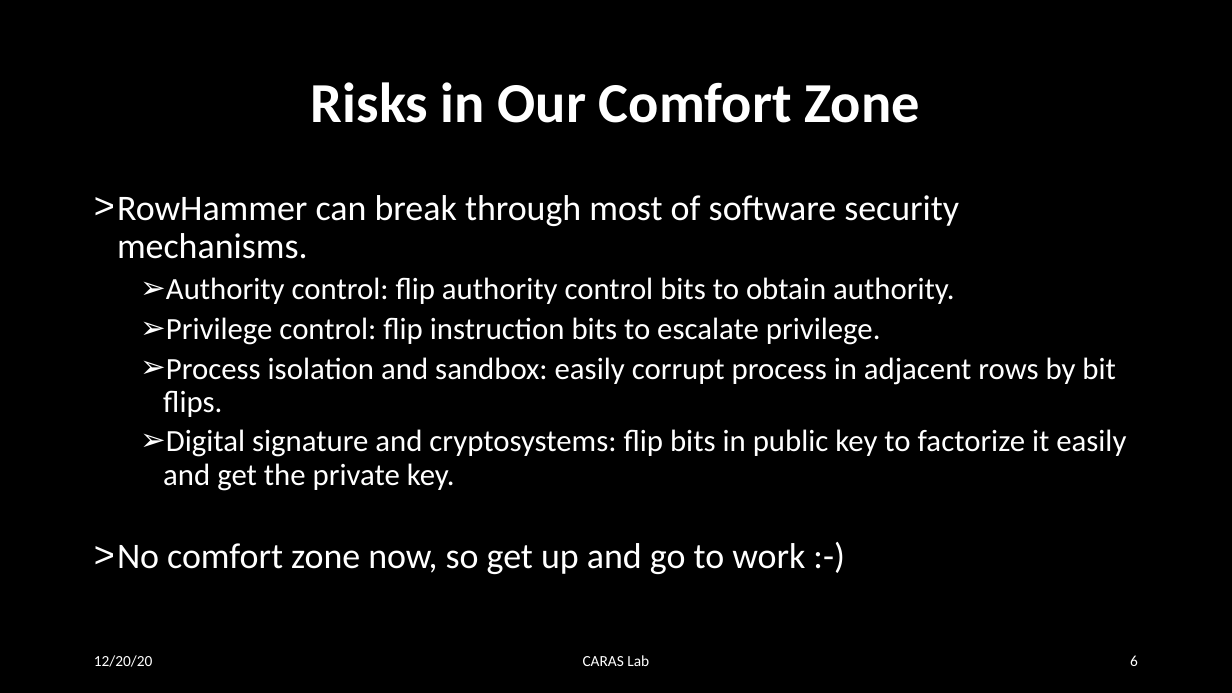
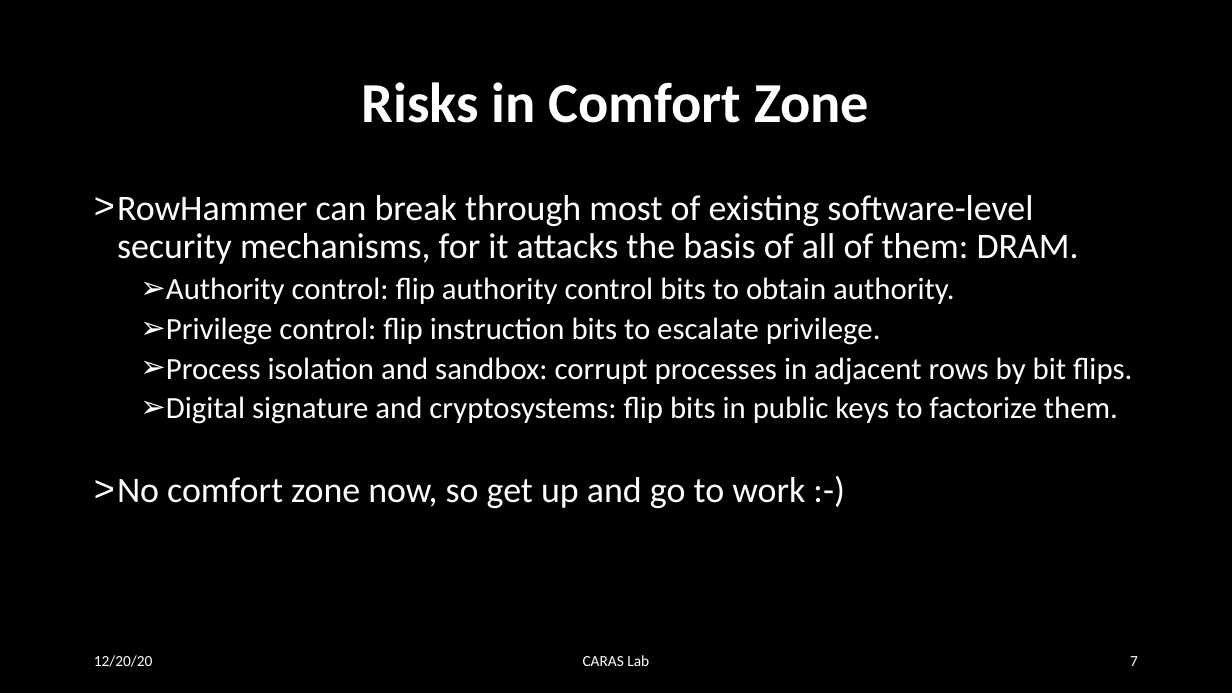
Before and after one commit to MekAkUActOR/RowHammer, a slide deck: slide 7 of summary1.pptx (slide 6 before the commit). Drawn at 1232x693 pixels with LibreOffice and Linux fonts; fonts in the diff are those of the drawing. Boxes give left, top, right and bottom in pixels: in the first picture for what was removed or moved away, otherwise in the second. Text is boxed around its words. In the diff, an @@ line names an element or a change of style, - is before the commit and + after.

```diff
--- a/summary1.pptx
+++ b/summary1.pptx
@@ title at bbox=[362, 82, 869, 123]: text changed @@
-Risks in Our Comfort Zone
+Risks in Comfort Zone
@@ text at bbox=[117, 195, 1079, 264]: text changed @@
-> RowHammer can break through most of software security mechanisms.
+> RowHammer can break through most of existing software-level security mechanisms, for it attacks the basis of all of them: DRAM.
@@ text at bbox=[166, 357, 1132, 424]: text changed @@
-  ➢ Process isolation and sandbox: easily corrupt process in adjacent rows by bit flips.
-  ➢ Digital signature and cryptosystems: flip bits in public key to factorize it easily and get the private key.
+  ➢ Process isolation and sandbox: corrupt processes in adjacent rows by bit flips.
+  ➢ Digital signature and cryptosystems: flip bits in public keys to factorize them.
@@ page number at bbox=[1130, 656, 1138, 666]: text changed @@
-6
+7
```
Also in this commit, not shown: 6 other slides changed, 10 slides added, 1 other file.
